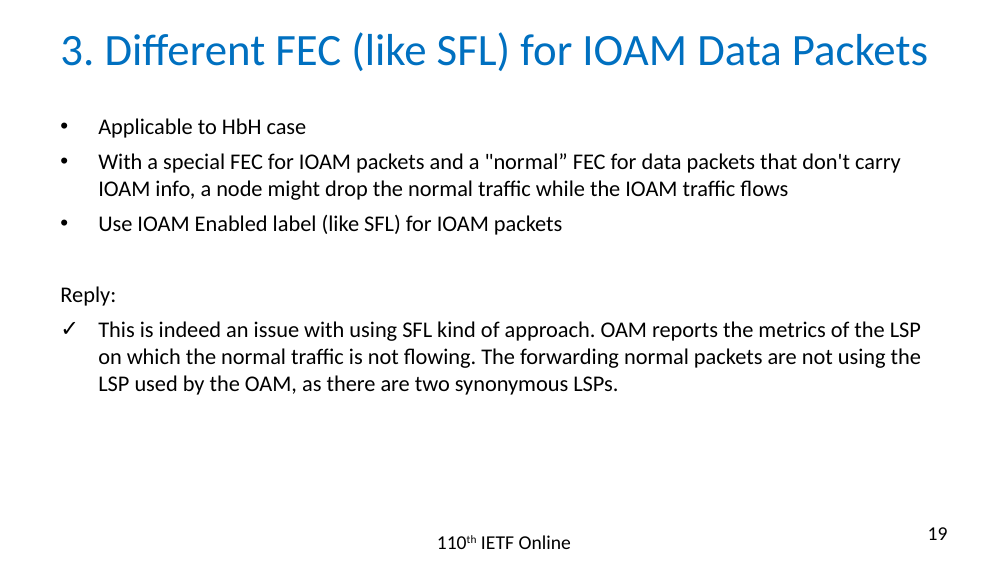
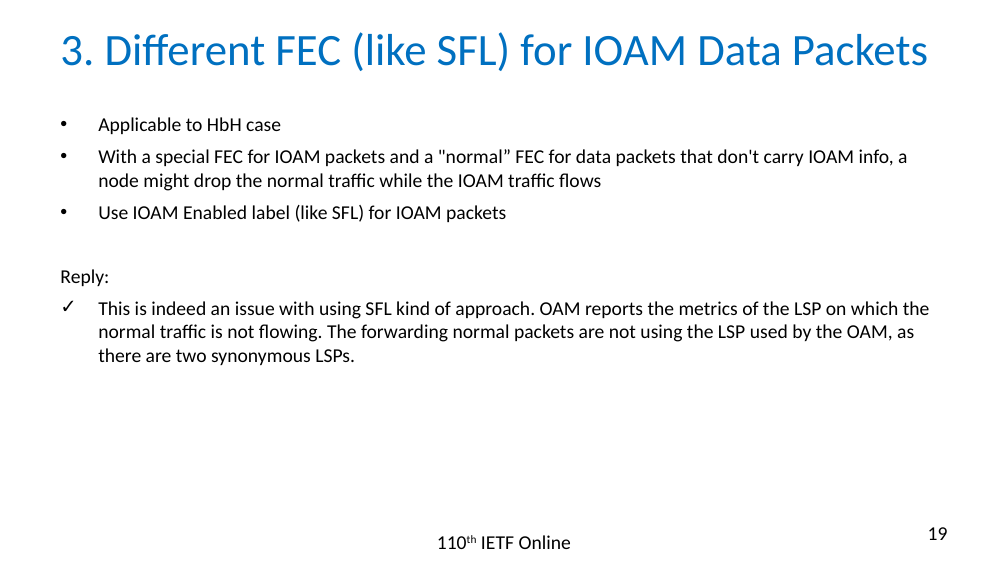
Before and after one commit to rakgandhi/ietf-slides, a slide deck: slide 19 of draft-gandhi-mpls-ioam-sr-05.pptx. Drawn at 1008x567 pixels with LibreOffice and Linux fonts; fonts in the diff are those of the drawing. Boxes give left, top, right and bottom in pixels: in the first picture for what was removed or moved away, otherwise in the second. Text is boxed around its words. In the diff, an @@ line names an element or a change of style, - is before the commit and + after.

```diff
--- a/draft-gandhi-mpls-ioam-sr-05.pptx
+++ b/draft-gandhi-mpls-ioam-sr-05.pptx
@@ text "Applicable to HbH case" at [60,117,930,365]: size 16 to 14 pt @@
```
Also in this commit, not shown: 4 other slides changed, 1 other file.
